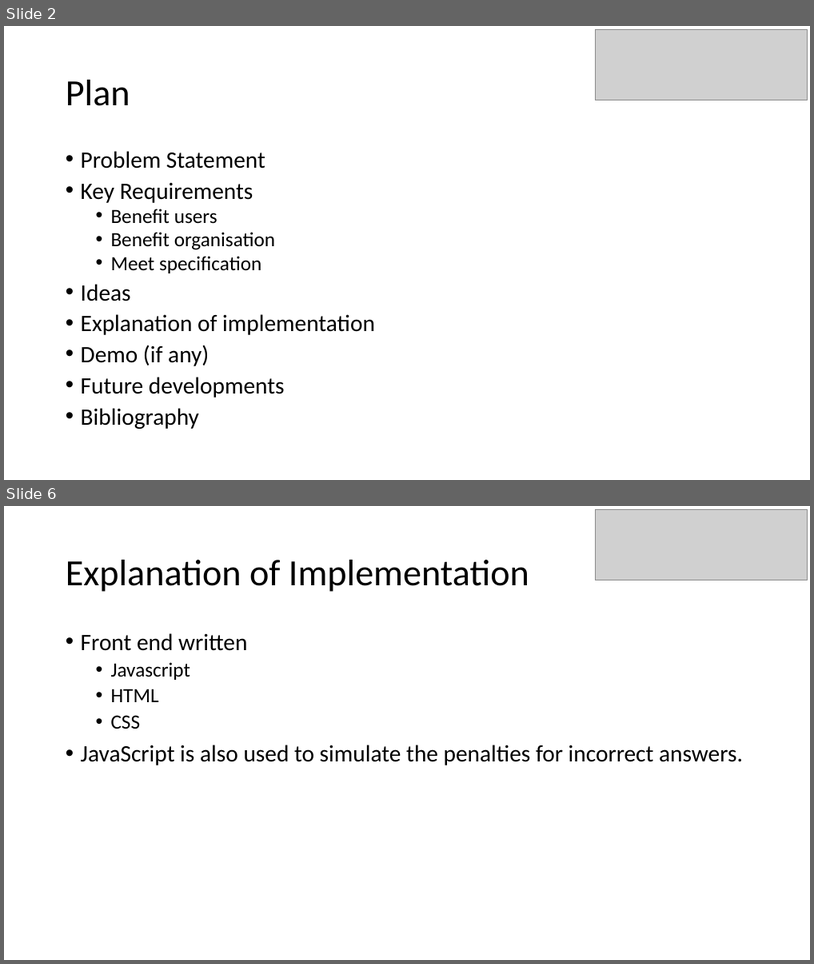
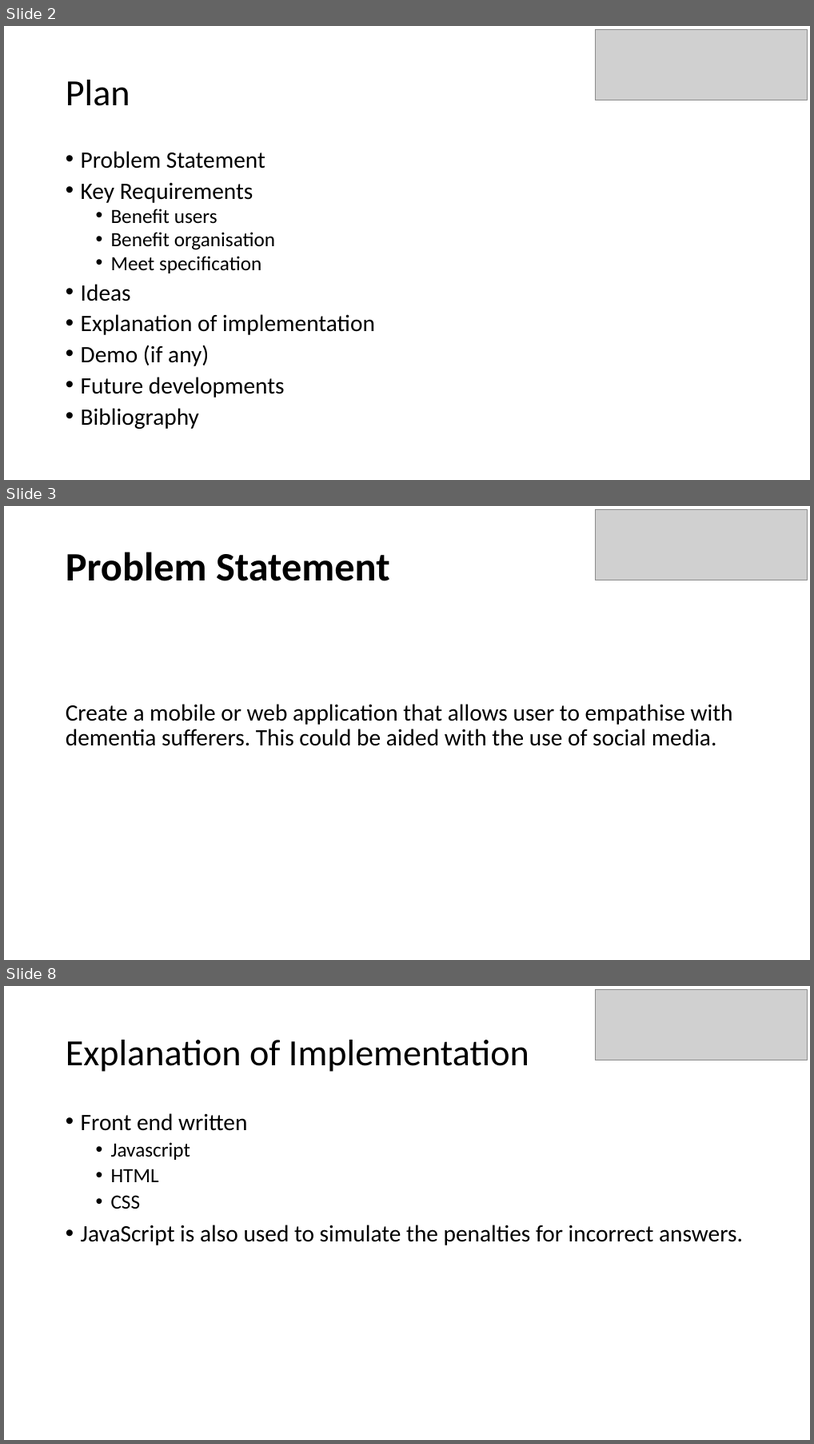
Before and after one commit to Ldn2016/team-11, a slide deck: _presentation/Team 11 Presentation.pptx. Shown one above the other, each under a label of ours: slides 2 and 6 before the commit, slides 2, 3 and 8 after it; the slides between them are not shown. The pictures are 814x964 and 814x1444 pixels, drawn with LibreOffice and Linux fonts; fonts in the diff are those of the drawing; grey boxes stand for pictures. Boxes give left, top, right and bottom in pixels: in the first picture for what was removed or moved away, otherwise in the second. Text is boxed around its words. In the diff, an @@ line names an element or a change of style, - is before the commit and + after.

```diff
--- a/_presentation/Team 11 Presentation.pptx
+++ b/_presentation/Team 11 Presentation.pptx
@@ slide 3 added at (4, 506, 810, 960), background #FFFFFF @@
@@ picture added at (596, 509, 807, 580) @@
@@ title added at (66, 552, 390, 581), 48 pt, text #000000, bold @@
+Problem Statement
@@ text added at (66, 704, 734, 746), 28 pt, text #000000 @@
+Create a mobile or web application that allows user to empathise with dementia sufferers. This could be aided with the use of social media.
@@ what was slide 6 is now slide 8 @@
```
Also in this commit, not shown: 4 slides changed, 2 other slides added.
